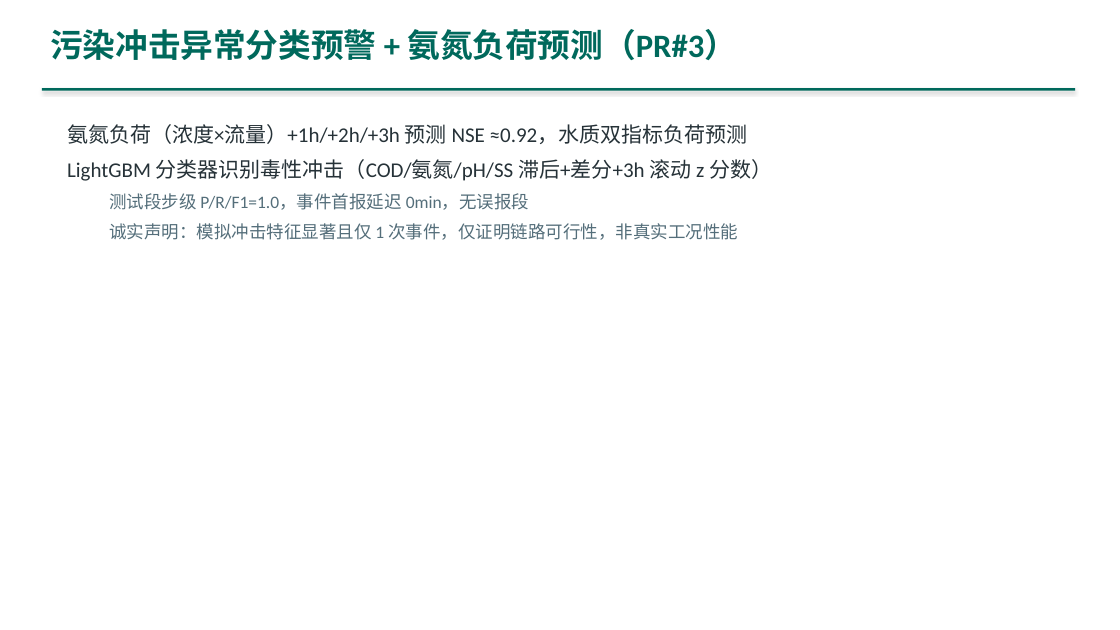
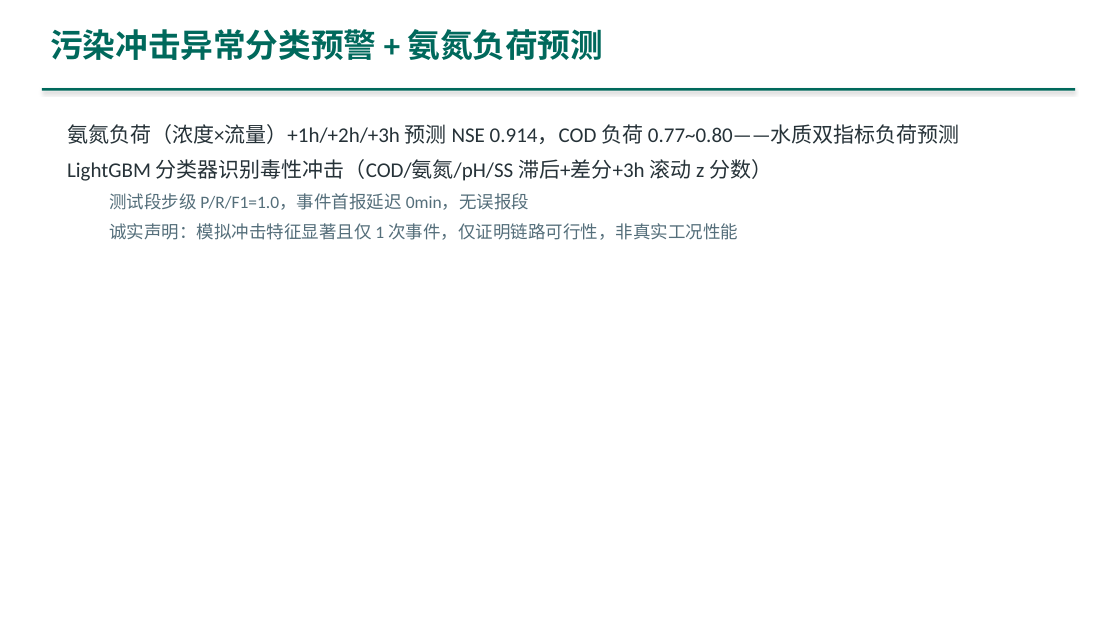
Before and after one commit to dao-genesis/meec8-topic7-showcase, a slide deck: slide 21 of downloads/演示PPT_主题七.pptx (slide 20 before the commit). Drawn at 1120x630 pixels with LibreOffice and Linux fonts; fonts in the diff are those of the drawing. Boxes give left, top, right and bottom in pixels: in the first picture for what was removed or moved away, otherwise in the second. Text is boxed around its words. In the diff, an @@ line names an element or a change of style, - is before the commit and + after.

```diff
--- a/downloads/演示PPT_主题七.pptx
+++ b/downloads/演示PPT_主题七.pptx
@@ text at <box>50,29,603,60</box>: text changed @@
-污染冲击异常分类预警 + 氨氮负荷预测（PR#3）
+污染冲击异常分类预警 + 氨氮负荷预测
@@ text at <box>67,124,960,144</box>: text changed @@
-氨氮负荷（浓度×流量）+1h/+2h/+3h 预测 NSE ≈0.92，水质双指标负荷预测
+氨氮负荷（浓度×流量）+1h/+2h/+3h 预测 NSE 0.914，COD 负荷 0.77~0.80——水质双指标负荷预测
```
Also in this commit, not shown: 14 other slides changed, 2 slides added, 47 other files.
